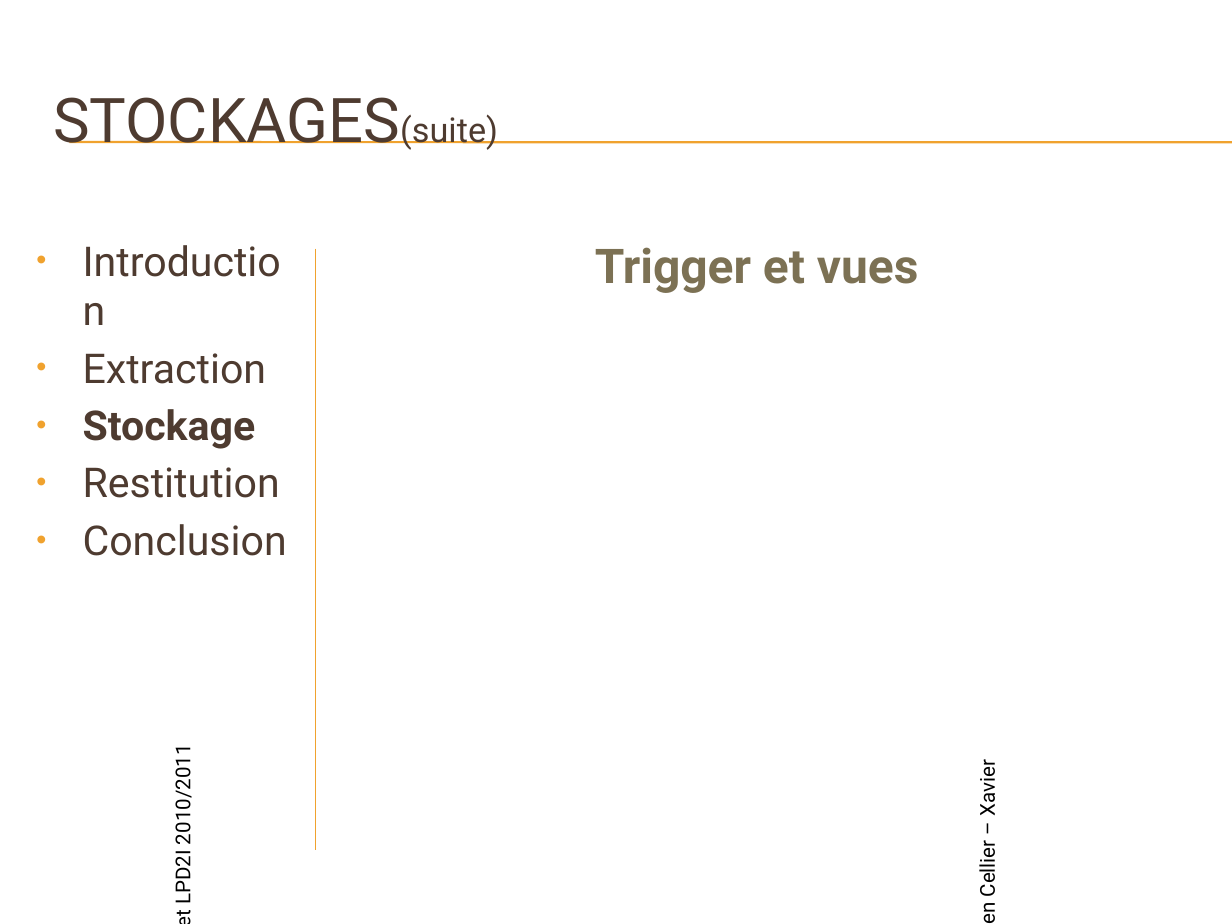
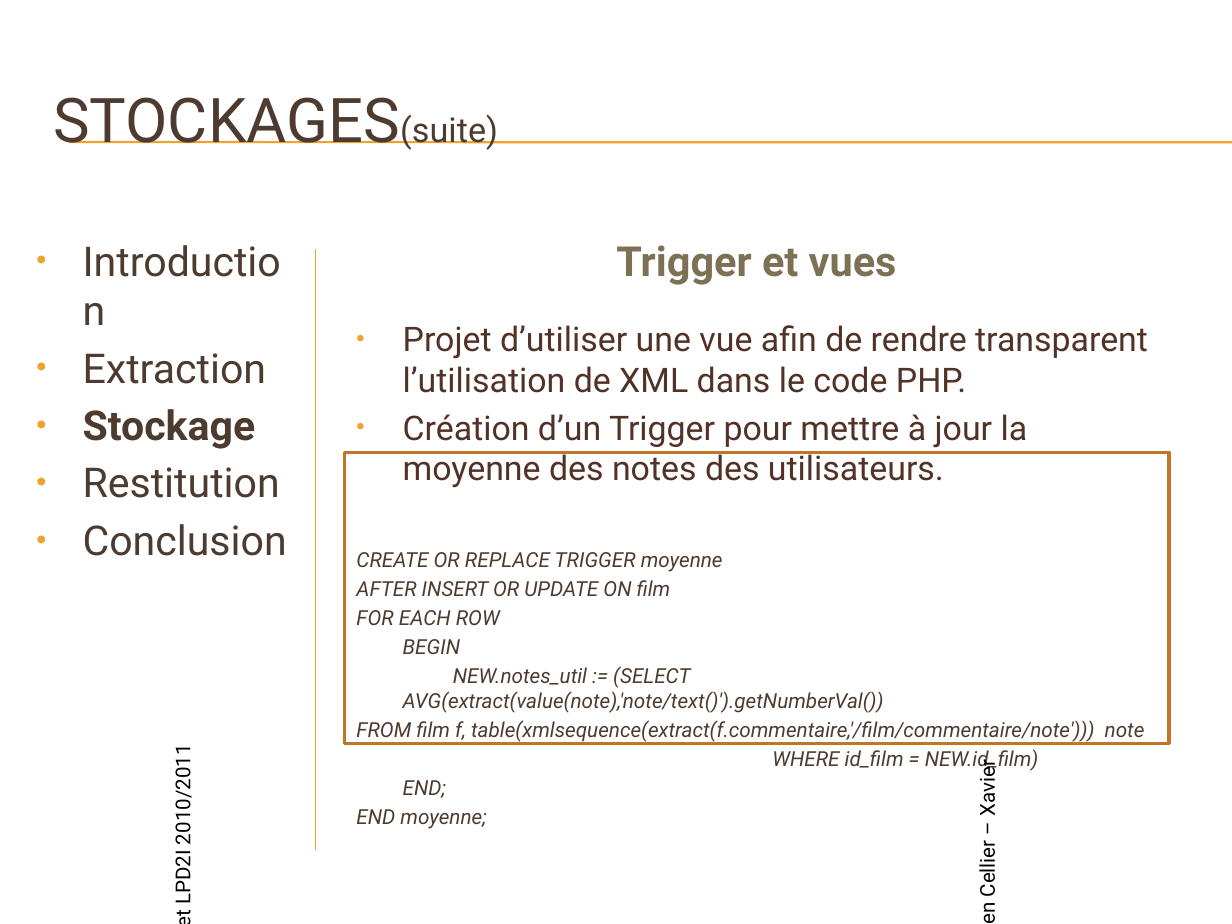
Before and after one commit to xqvier/projettuteurexml, a slide deck: slide 11 of pwp soutenance.pptx (slide 10 before the commit). Drawn at 1232x924 pixels with LibreOffice and Linux fonts; fonts in the diff are those of the drawing; background and template pictures are left out. Boxes give left, top, right and bottom in pixels: in the first picture for what was removed or moved away, otherwise in the second. Text is boxed around its words. In the diff, an @@ line names an element or a change of style, - is before the commit and + after.

```diff
--- a/pwp soutenance.pptx
+++ b/pwp soutenance.pptx
@@ text at (x1=616, y1=245, x2=897, y2=285): size 28 to 24.2 pt in "Trigger et vues" @@
@@ text at (x1=356, y1=325, x2=1148, y2=798): paragraphs added @@
+• Projet d’utiliser une vue afin de rendre transparent l’utilisation de XML dans le code PHP.
+• Création d’un Trigger pour mettre à jour la moyenne des notes des utilisateurs.
+CREATE OR REPLACE TRIGGER moyenne
+AFTER INSERT OR UPDATE ON film
+FOR EACH ROW
+BEGIN
+NEW.notes_util := (SELECT AVG(extract(value(note),'note/text()').getNumberVal())
+FROM film f, table(xmlsequence(extract(f.commentaire,'/film/commentaire/note'))) note
+WHERE id_film = NEW.id_film)
+END;
+END moyenne;
@@ rectangle added at (x1=345, y1=452, x2=1169, y2=743), outline #C17529 2 pt @@
```
Also in this commit, not shown: 2 other slides changed, 9 slides added.
